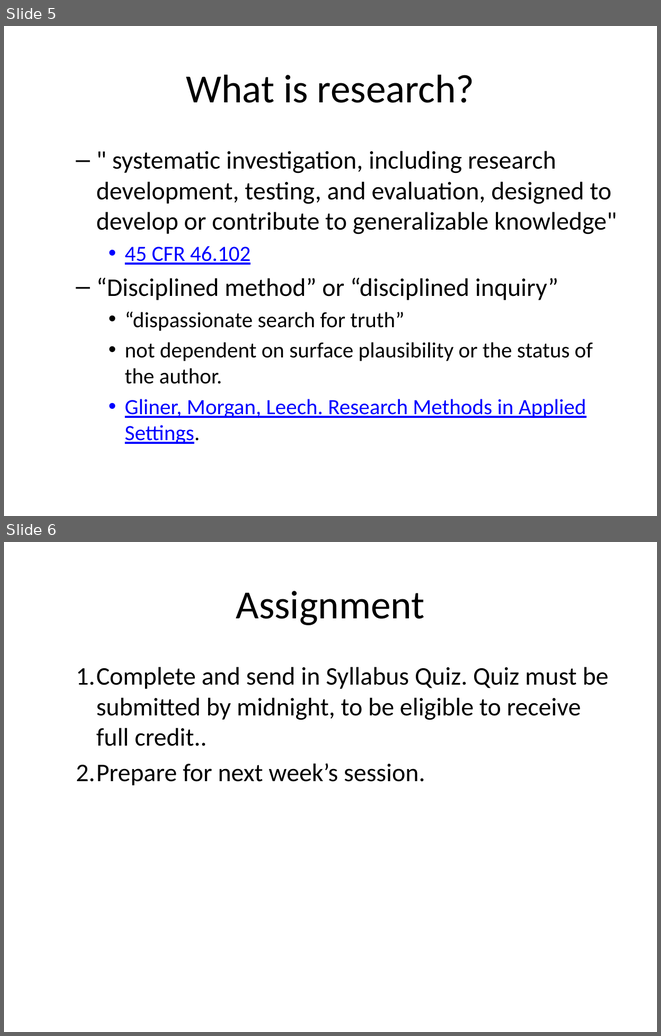
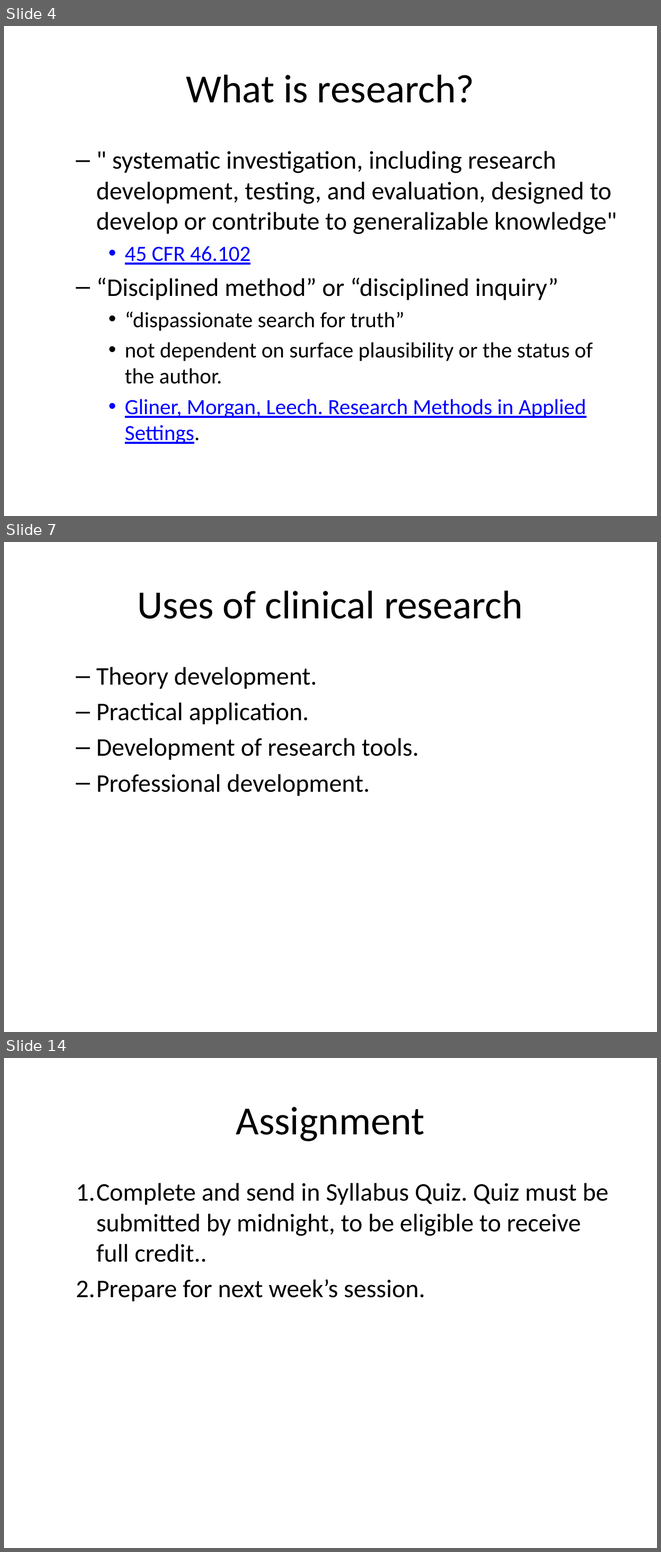
Before and after one commit to classes-medb/5510, a slide deck: src/video-1-introduction.pptx. Shown one above the other, each under a label of ours: slides 5 and 6 before the commit, slides 4, 7 and 14 after it; the slides between them are not shown. The pictures are 661x1036 and 661x1552 pixels, drawn with LibreOffice and Linux fonts; fonts in the diff are those of the drawing. Boxes give left, top, right and bottom in pixels: in the first picture for what was removed or moved away, otherwise in the second. Text is boxed around its words. In the diff, an @@ line names an element or a change of style, - is before the commit and + after.

Commit message:
Started research dichotomies in video-1.

```diff
--- a/src/video-1-introduction.pptx
+++ b/src/video-1-introduction.pptx
@@ slide 7 added at box(4, 542, 657, 1032), background #FFFFFF @@
@@ title added at box(137, 590, 523, 619), 44 pt, text #000000 @@
+Uses of clinical research
@@ text added at box(96, 667, 419, 796), 28 pt, text #000000 @@
+  – Theory development.
+  – Practical application.
+  – Development of research tools.
+  – Professional development.
@@ what was slide 5 is now slide 4 @@
@@ what was slide 6 is now slide 14 @@
```
Also in this commit, not shown: 1 slide changed, 8 other slides added, 1 slide removed, 3 other files.
